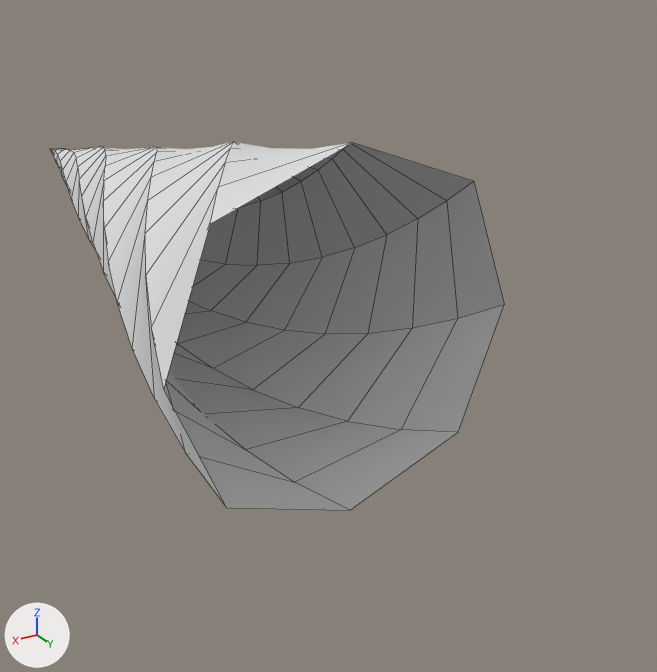
The FBX model Assets/Models/Weapons/Spike's/BrawlBall_Spike.fbx as it was, and as the next commit left it.
One viewpoint serves both versions: a 50 mm camera at (2.07, 3.25, 1.69) aimed at (-0.69, -1.35, -0.61). The lights are fixed; the arrows at lower left show +X, +Y and +Z. Mesh edges are drawn as thin lines. Where no turn or scale is listed for an object, it has been applied to the vertices.

In view in the first picture: 'Spike'.
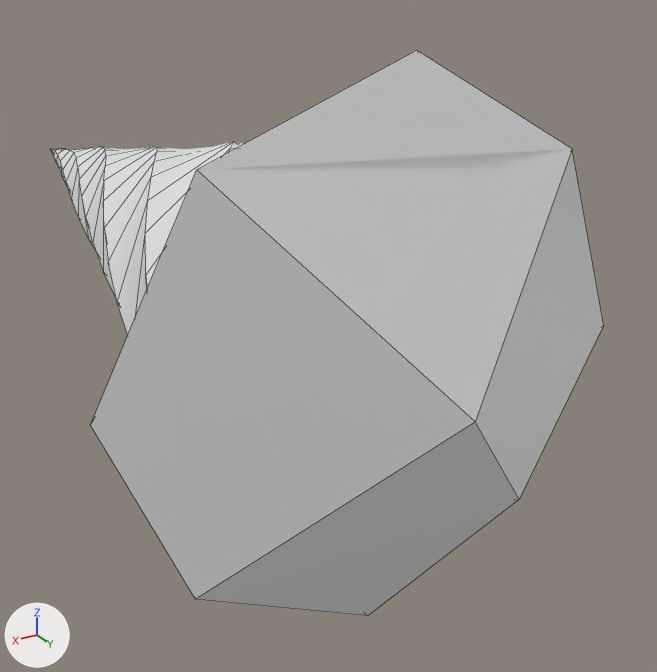
Commit message: Update Spike

Where the change shows, as pixel boxes (x1, y1, x2, y2) in the pictures (657 x 672 px):
'Spike', reshaped (22% wider, 54% taller): before (51, 142, 504, 510); after (51, 50, 604, 616)
part 1 of me_cube_009, added: after (91, 50, 604, 616)

The change, as a diff of the scene's bpy script:
```diff
--- a/Assets/Models/Weapons/Spike's/BrawlBall_Spike.fbx.py
+++ b/Assets/Models/Weapons/Spike's/BrawlBall_Spike.fbx.py
@@ me_cube_009 @@
 me_cube_009.from_pydata(...)  # 148 vertices, 144 faces; spans x -0.92..0.92, y -5.05..0.01, z -0.92..0.92
 # used by ob_spike; location = (0.0, 0.0, 0.007)
 # verts and faces of me_cube_009; kept vertices keep their numbers, new ones are numbered from 148
 # before: 0 (-0.67, 0.01, -0.66) at pixel (458, 432), 2 (-0.66, 0.01, 0.67) at pixel (473, 181), 4 (0.66, 0.01, -0.67) at pixel (226, 507), 6 (0.67, 0.01, 0.66) at pixel (210, 223), 8 (-0.92, 0.01, 0.0) at pixel (504, 304)
 # before: 11 (0.0, 0.01, 0.92) at pixel (352, 142), 14 (0.92, 0.01, 0.0) at pixel (163, 389), 17 (0.0, 0.01, -0.92) at pixel (350, 510)
+# me_cube_009 part 1
+verts[148] = (-1.31, 0.31, -0.09)  # pixel (603, 325)
+verts[149] = (-0.09, 0.31, 1.31)  # pixel (417, 50)
+verts[150] = (0.09, 0.31, -1.31)  # pixel (367, 615)
+verts[151] = (1.31, 0.31, 0.09)  # pixel (90, 425)
+verts[152] = (-0.96, 0.31, 0.84)  # pixel (572, 148)
+verts[153] = (0.84, 0.31, 0.96)  # pixel (196, 169)
+verts[154] = (0.96, 0.31, -0.84)  # pixel (195, 599)
+verts[155] = (-0.84, 0.31, -0.96)  # pixel (519, 499)
+verts[156] = (0.0, 0.89, 0.0)  # pixel (475, 421)
+faces += [(4, 150, 154, 14), (0, 8, 152, 148), (4, 17, 155, 150), (6, 151, 153, 11), (6, 14, 154, 151), (2, 149, 152, 8)]
+faces += [(0, 148, 155, 17), (2, 11, 153, 149), (149, 153, 156, 152), (148, 152, 156, 155), (151, 154, 156, 153), (150, 155, 156, 154)]
```
